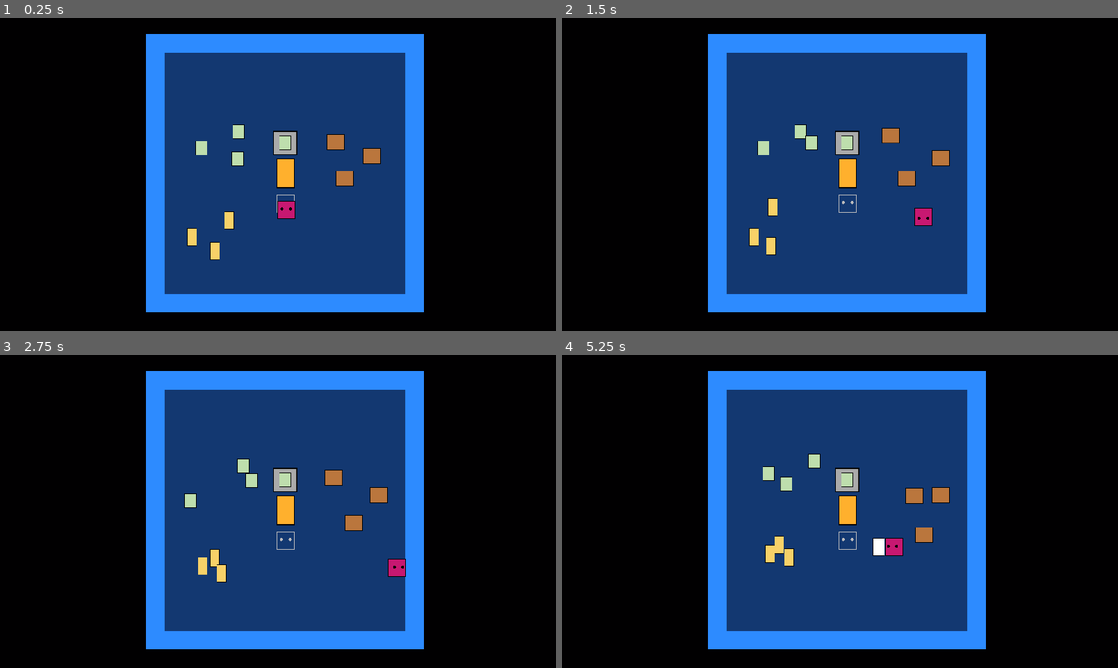
Above: before the commit, frames 1-4 (two rows, left to right).
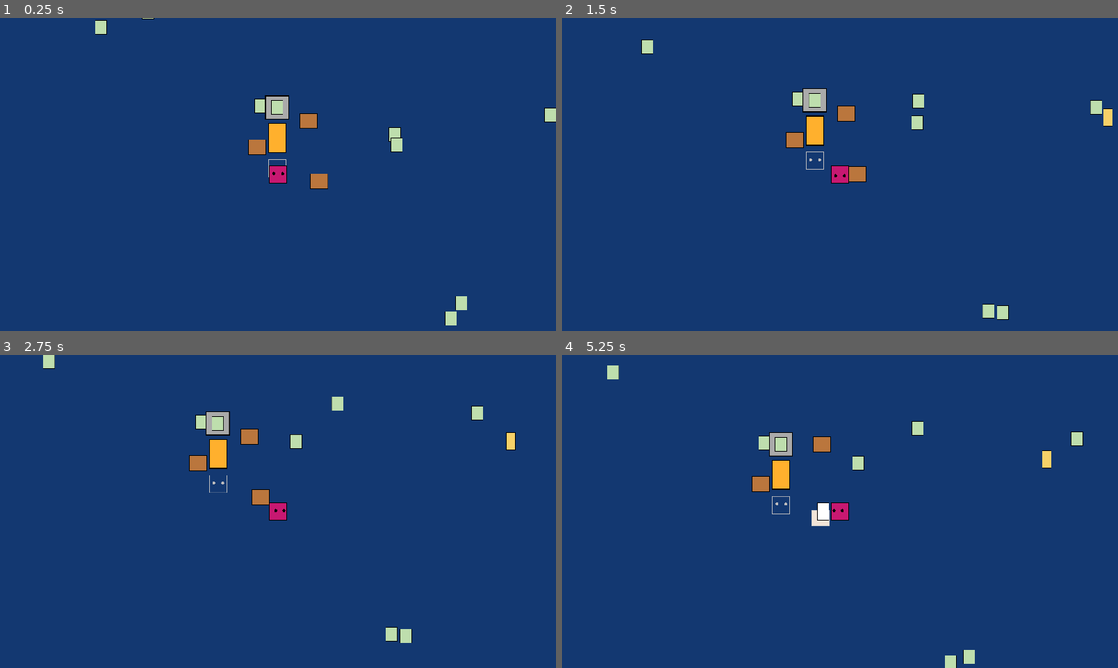
Above: after the commit, the same moments.

Repository: Ivorforce/Wickerman
Game: Godot game, scene res://Levels/Main.tscn
Same seed, same stepped clock (60 frames per second), same inputs: the game is played once before the commit and once after it. This scene is started directly instead of the project's main scene.
Inputs:
- Up to frame 1 (0.25 s): no input
- Up to frame 2 (1.5 s): tap Enter (action) at 0.5, 0.6 s; hold Right (right) 0.53-1.28 s; hold Down (down) from 1.28 s (still down); tap Space (attack) at 1.35 s
- Up to frame 3 (2.75 s): release Down (down) at 2.03 s; hold Right (right) from 2.03 s (still down); tap Enter (action) at 2.1 s
- Up to frame 4 (5.25 s): release Right (right) at 2.78 s; hold Up (up) 2.78-3.53 s; tap Space (attack) at 2.85, 4.35 s; hold A (left) 3.53-5.03 s; tap Enter (action) at 3.6, 5.1 s; hold Down (down) from 5.03 s (still down)

The runs differ from the first frame. In frame 1, 70% of the frame differs, in the area x 0-100%, y 0-100%; in frame 2, 70%; in frame 3, 70%; in frame 4, 70%.

Commit message:
Make the map larger and spawn randomized enemies.

Diff:
--- a/Actors/Player/Player.tscn
+++ b/Actors/Player/Player.tscn
@@ -37,3 +37,6 @@
 
 [node name="HitShape" type="CollisionShape2D" parent="HitBox"]
 shape = SubResource( 2 )
+
+[node name="Camera2D" type="Camera2D" parent="."]
+current = true
--- /dev/null
+++ b/Levels/Level1.gd
@@ -0,0 +1,22 @@
+extends Node2D
+
+onready var CarrotEntity = preload("res://Actors/NPC/Carrot/Carrot.tscn")
+onready var OnionEntity = preload("res://Actors/NPC/Onion/Onion.tscn")
+onready var PumpkinEntity = preload("res://Actors/NPC/Pumpkin/Pumpkin.tscn")
+
+onready var entities = $Entities
+
+func _ready():
+	for i in range(20):
+		var center := Vector2(rand_range(-1500, 1500), rand_range(-1500, 1500))
+
+		var vegetable_type := randi() % 3
+		var EntityType = [CarrotEntity, OnionEntity, PumpkinEntity][vegetable_type]
+		var max_num = 10 if vegetable_type == 0 else \
+			6 if vegetable_type == 1 else \
+			4
+
+		for j in range(randi() % max_num + 1):
+			var entity: NPC = EntityType.instance()
+			entity.global_position = center + Vector2(rand_range(-200, 200), rand_range(-200, 200))
+			entities.add_child(entity)
--- a/Levels/Level1.tscn
+++ b/Levels/Level1.tscn
@@ -1,16 +1,16 @@
-[gd_scene load_steps=8 format=2]
+[gd_scene load_steps=6 format=2]
 
 [ext_resource path="res://Levels/Level1.svg" type="Texture" id=1]
 [ext_resource path="res://Actors/Wickerman/Wickerman.tscn" type="PackedScene" id=2]
 [ext_resource path="res://Actors/Wickerman/SacrificeSlot.tscn" type="PackedScene" id=3]
 [ext_resource path="res://Actors/Wickerman/WickermanDemandSpeech.tscn" type="PackedScene" id=4]
-[ext_resource path="res://Actors/NPC/Carrot/Carrot.tscn" type="PackedScene" id=5]
-[ext_resource path="res://Actors/NPC/Onion/Onion.tscn" type="PackedScene" id=6]
-[ext_resource path="res://Actors/NPC/Pumpkin/Pumpkin.tscn" type="PackedScene" id=7]
+[ext_resource path="res://Levels/Level1.gd" type="Script" id=5]
 
 [node name="Level1" type="Node2D"]
+script = ExtResource( 5 )
 
 [node name="Background" type="Sprite" parent="."]
+scale = Vector2( 5, 5 )
 texture = ExtResource( 1 )
 
 [node name="SacrificeSlot" parent="." instance=ExtResource( 3 )]
@@ -20,6 +20,7 @@
 [node name="Borders" type="StaticBody2D" parent="."]
 
 [node name="CollisionPolygon2D" type="CollisionPolygon2D" parent="Borders"]
+scale = Vector2( 5, 5 )
 polygon = PoolVector2Array( -416, -416, 416, -416, 416, 416, -416, 416, -416, -416, -480.165, -376.478, -479.604, 479.75, 480.067, 480.942, 478.875, -480.318, -480.165, -480.658, -480.165, -376.478 )
 
 [node name="Entities" type="YSort" parent="."]
@@ -27,31 +28,4 @@
 [node name="Wickerman" parent="Entities" instance=ExtResource( 2 )]
 position = Vector2( 2, 0 )
 
-[node name="Carrot" parent="Entities" instance=ExtResource( 5 )]
-position = Vector2( -192, 163 )
-
-[node name="Pumpkin" parent="Entities" instance=ExtResource( 7 )]
-position = Vector2( 175, -108 )
-
-[node name="Onion" parent="Entities" instance=ExtResource( 6 )]
-position = Vector2( -160, -143 )
-
-[node name="Carrot2" parent="Entities" instance=ExtResource( 5 )]
-position = Vector2( -242, 269 )
-
-[node name="Pumpkin2" parent="Entities" instance=ExtResource( 7 )]
-position = Vector2( 297, -60 )
-
-[node name="Onion2" parent="Entities" instance=ExtResource( 6 )]
-position = Vector2( -171, -39 )
-
-[node name="Carrot3" parent="Entities" instance=ExtResource( 5 )]
-position = Vector2( -321, 219 )
-
-[node name="Pumpkin3" parent="Entities" instance=ExtResource( 7 )]
-position = Vector2( 206, 18 )
-
-[node name="Onion3" parent="Entities" instance=ExtResource( 6 )]
-position = Vector2( -289, -87 )
-
 [node name="WickermanDemandSpeech" parent="." instance=ExtResource( 4 )]
